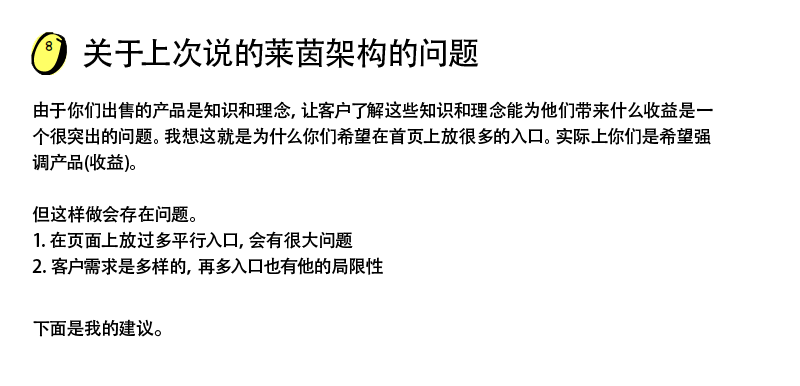
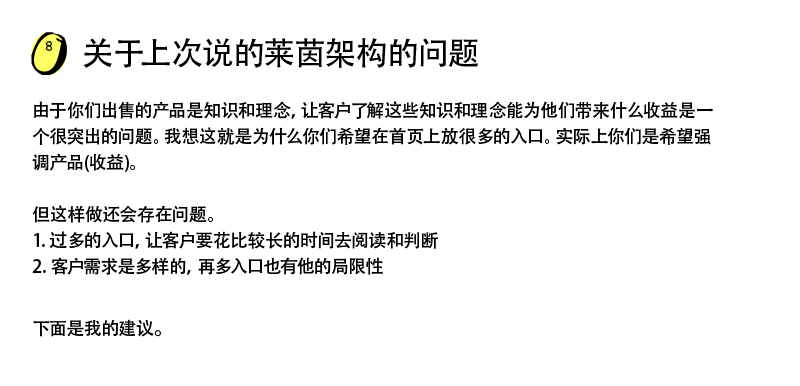
Layers edited between the first and the second 800x386 image:
painted on "关于上次说的莱茵架构的问题 由于你们出售的产品是知识和理念，让客户了解这些知识和理念能为他们带来什么收益是一个" over [49, 205, 438, 249]
